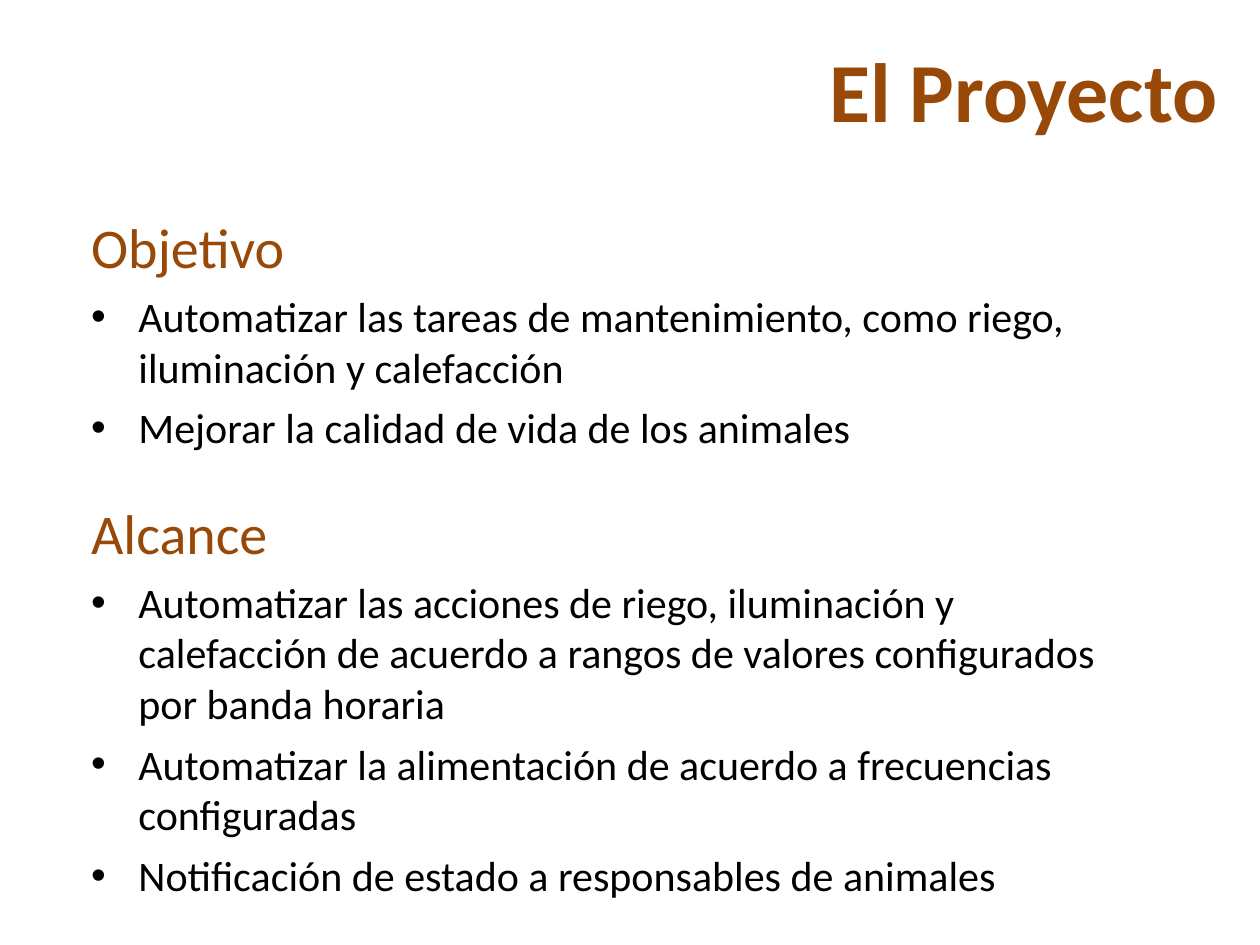
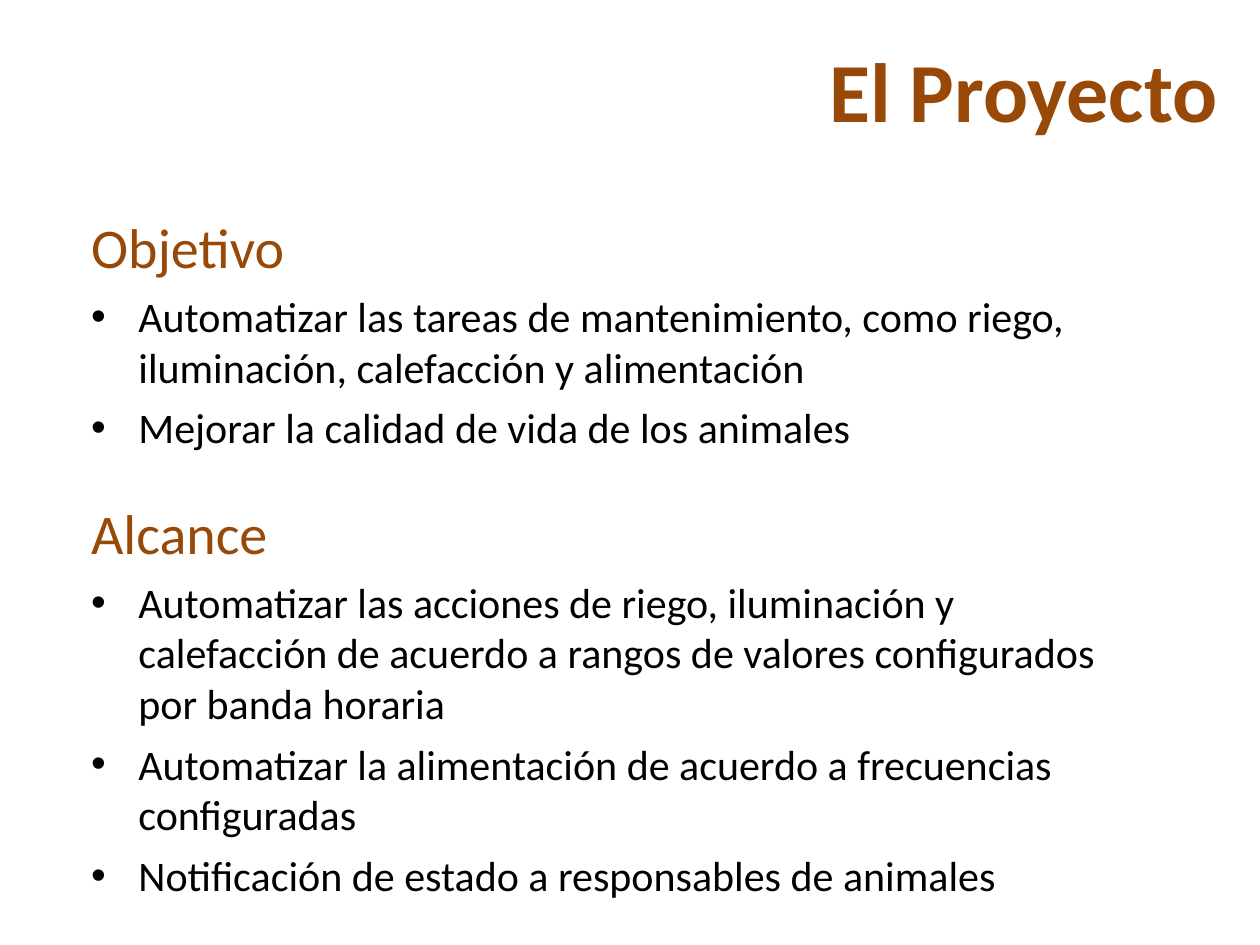
Before and after one commit to nicohen/taller-desarrollo-proyectos-i, a slide deck: slide 3 of Presentaciones/PresentacionDesarrollo.ppt. Drawn at 1260x945 pixels with LibreOffice and Linux fonts; fonts in the diff are those of the drawing; background and template pictures are left out. Boxes give left, top, right and bottom in pixels: in the first picture for what was removed or moved away, otherwise in the second. Text is boxed around its words. In the diff, an @@ line names an element or a change of style, - is before the commit and + after.

```diff
--- a/Presentaciones/PresentacionDesarrollo.ppt
+++ b/Presentaciones/PresentacionDesarrollo.ppt
@@ text at bbox=[138, 302, 1063, 390]: text changed @@
-• Automatizar las tareas de mantenimiento, como riego, iluminación y calefacción
+• Automatizar las tareas de mantenimiento, como riego, iluminación, calefacción y alimentación
```
Also in this commit, not shown: 2 other slides changed.
